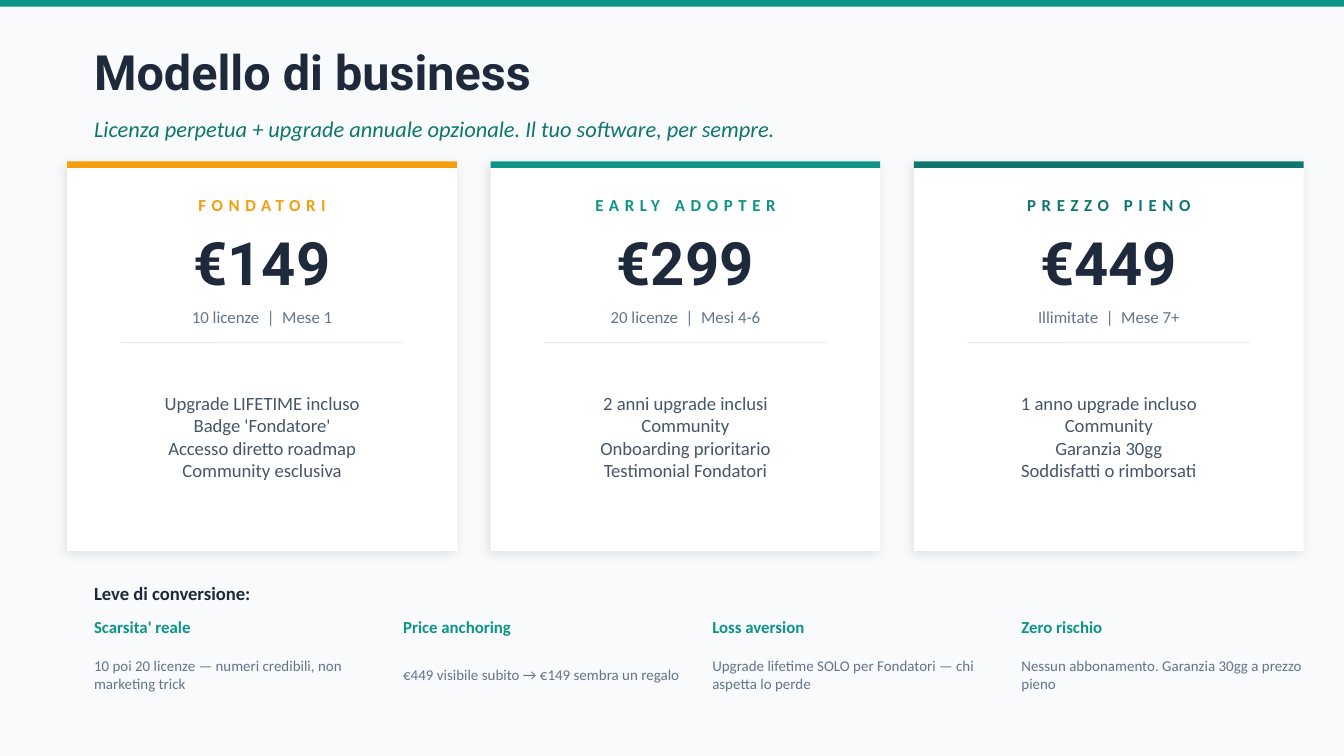
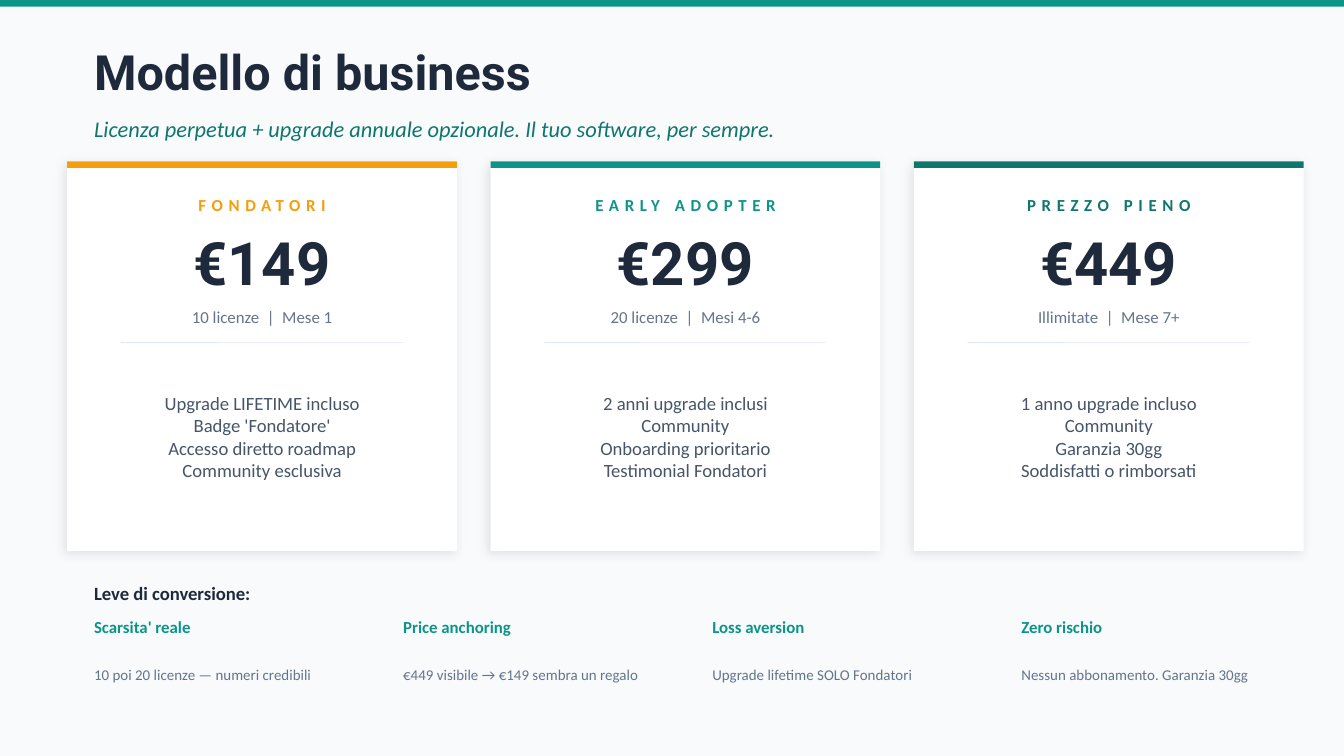
Before and after one commit to gverardo87-lab/FitManager_Studio-, a slide deck: slide 8 of docs/FitManager_PitchDeck.pptx. Drawn at 1344x756 pixels with LibreOffice and Linux fonts; fonts in the diff are those of the drawing. Boxes give left, top, right and bottom in pixels: in the first picture for what was removed or moved away, otherwise in the second. Text is boxed around its words. In the diff, an @@ line names an element or a change of style, - is before the commit and + after.

```diff
--- a/docs/FitManager_PitchDeck.pptx
+++ b/docs/FitManager_PitchDeck.pptx
@@ text at (94, 669, 311, 683): text changed @@
-10 poi 20 licenze — numeri credibili, non marketing trick
+10 poi 20 licenze — numeri credibili
@@ text at (403, 669, 638, 683): text changed @@
-€449 visibile subito → €149 sembra un regalo
+€449 visibile → €149 sembra un regalo
@@ text at (712, 669, 912, 683): text changed @@
-Upgrade lifetime SOLO per Fondatori — chi aspetta lo perde
+Upgrade lifetime SOLO Fondatori
@@ text at (1021, 670, 1248, 683): text changed @@
-Nessun abbonamento. Garanzia 30gg a prezzo pieno
+Nessun abbonamento. Garanzia 30gg
```
Also in this commit, not shown: 8 other slides changed, 1 other file.
